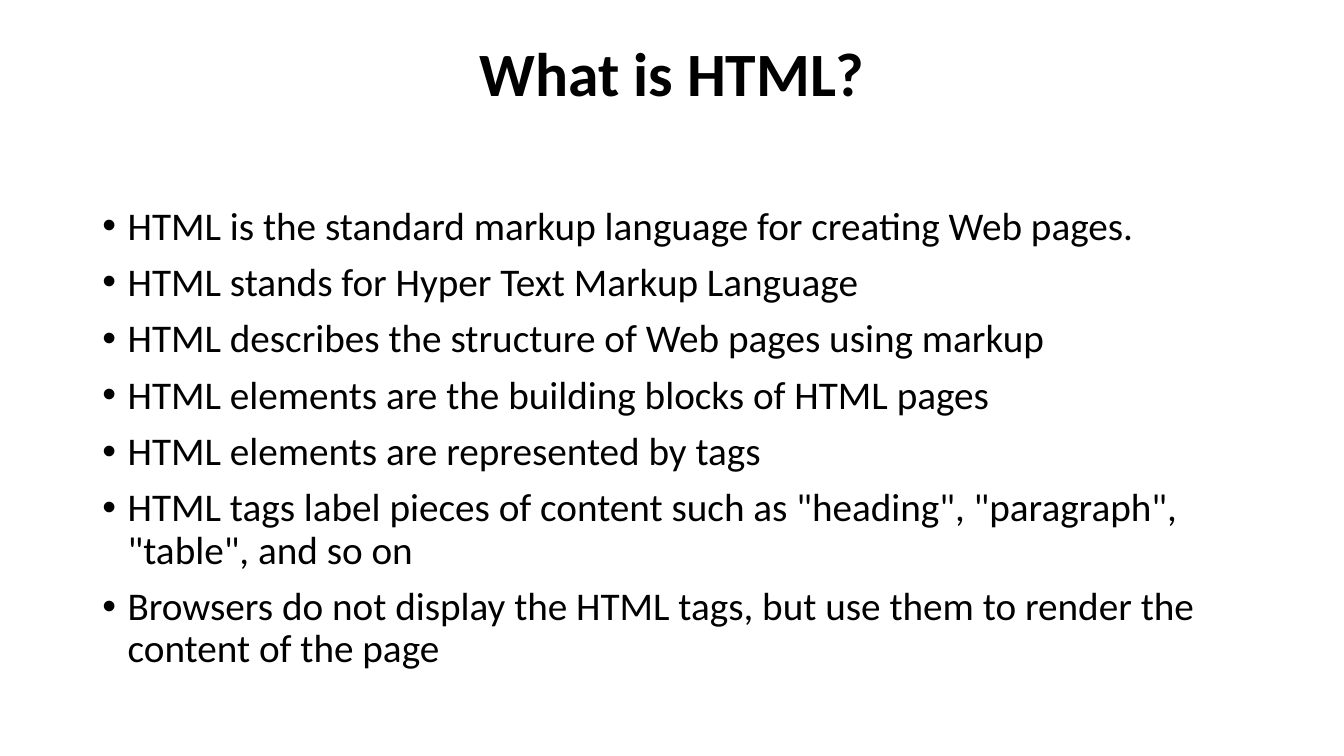
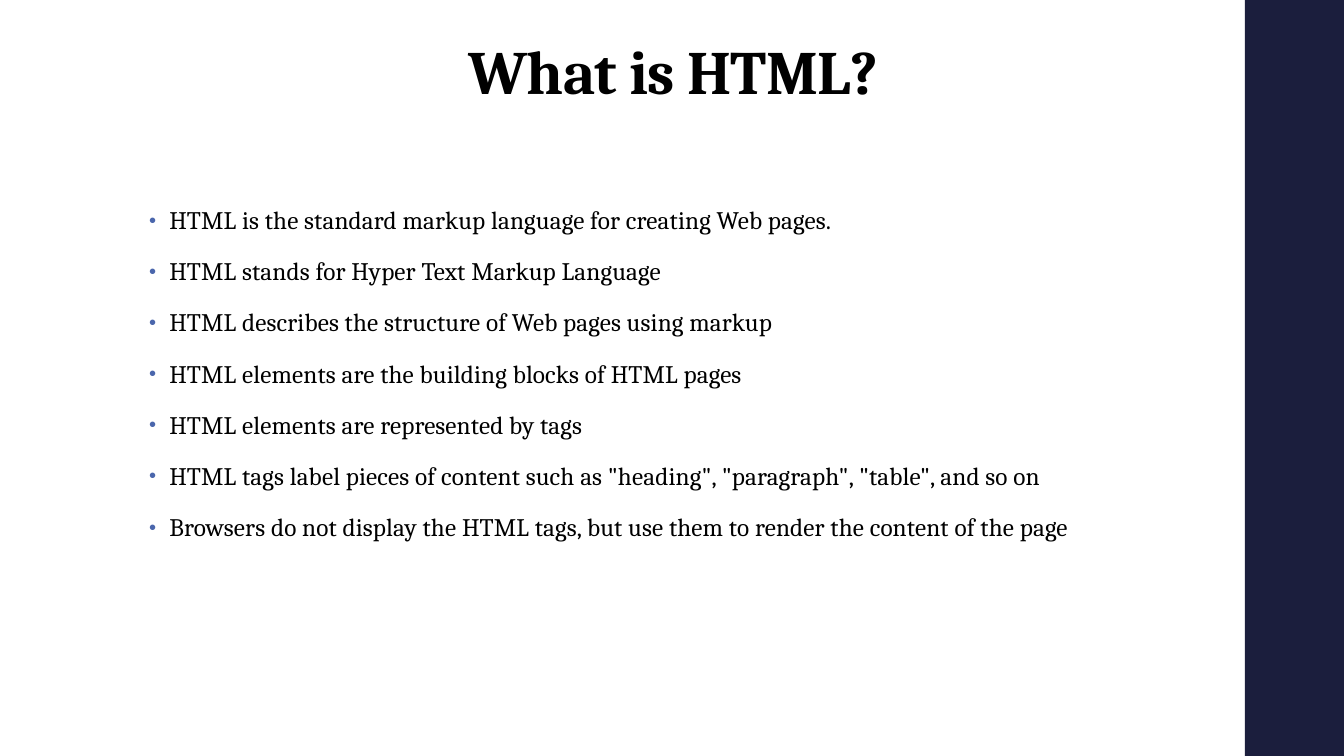
Before and after one commit to lytes20/Andela-LevelUp, a slide deck: slide 4 of Andela LevelUp Introduction.pptx. Drawn at 1344x756 pixels with LibreOffice and Linux fonts; fonts in the diff are those of the drawing. Boxes give left, top, right and bottom in pixels: in the first picture for what was removed or moved away, otherwise in the second. Text is boxed around its words. In the diff, an @@ line names an element or a change of style, - is before the commit and + after.

```diff
--- a/Andela LevelUp Introduction.pptx
+++ b/Andela LevelUp Introduction.pptx
@@ rectangle added at [1245, 0, 1344, 756], fill #1B1E3E @@
@@ title "What is HTML?": place and size @@
-title "What is HTML?" at [480, 52, 864, 97]
+title "What is HTML?" at [468, 51, 878, 95]
@@ title "What is HTML?" at [468, 51, 878, 95]: font Calibri to Cambria, letter spacing 0 to -0.5 pt; vertical alignment middle to bottom @@
@@ text "HTML is the standard markup ...": place and size @@
-text "HTML is the standard markup ..." at [128, 212, 1194, 669]
+text "HTML is the standard markup ..." at [169, 211, 1068, 542]
@@ text "HTML is the standard markup ..." at [169, 211, 1068, 542]: size 28 to 18 pt, font Calibri to Cambria, letter spacing 0 to 0.1 pt; indent changed; line spacing 0.9 to 0.95; more space between paragraphs @@
```
Also in this commit, not shown: 3 other slides changed, 4 slides added, 1 slide removed, 6 other files.
